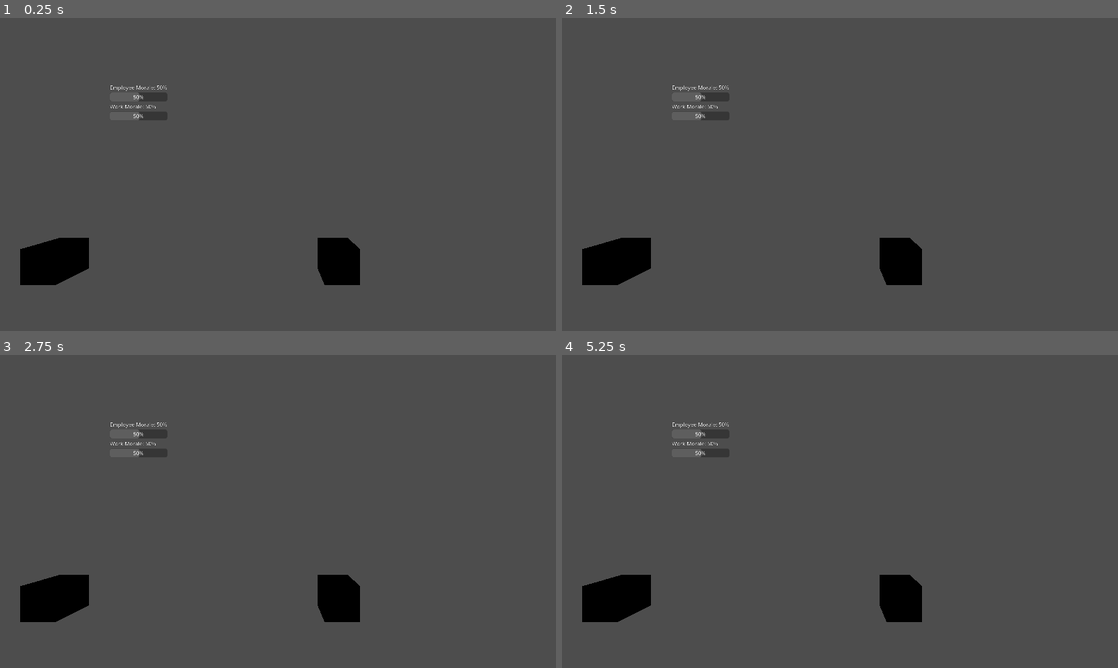
Above: before the commit, frames 1-4 (two rows, left to right).
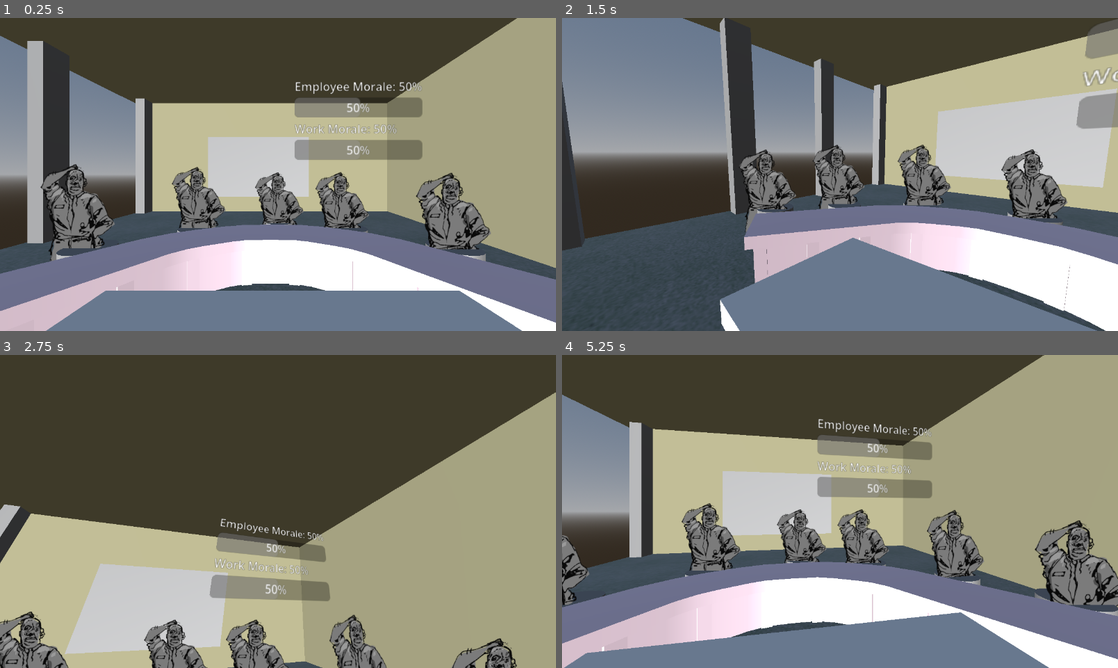
Above: after the commit, the same moments.

Repository: DebugCookie/FIB_GameJam
Game: Godot game, scene res://maxTestScene.tscn
Same seed, same stepped clock (60 frames per second), same inputs: the game is played once before the commit and once after it. Before the commit the project starts from res://test_game_loop_scene.tscn.
Inputs (mouse positions are in pixels of both pictures, inside the frame that each line leads up to):
- Up to frame 1 (0.25 s): no input
- Up to frame 2 (1.5 s): tap Enter (ui_accept) at 0.5, 0.77, 1.25 s; move the mouse to (962, 158) at 0.52 s; hold Right (ui_right) 0.53-1.28 s; click (962, 158) at 0.67 s; move the mouse to (728, 190) at 1.27 s; hold Down (ui_down) from 1.28 s (still down)
- Up to frame 3 (2.75 s): tap Enter (ui_accept) at 1.52, 2 s; move the mouse to (333, 442) at 2.02 s; release Down (ui_down) at 2.03 s; hold Right (ui_right) from 2.03 s (still down)
- Up to frame 4 (5.25 s): tap Enter (ui_accept) at 2.75, 3.02, 3.5, 3.77, 4.25, 4.52 s; move the mouse to (812, 574) at 2.77 s; release Right (ui_right) at 2.78 s; hold Up (ui_up) 2.78-3.53 s; click (812, 574) at 2.92 s; move the mouse to (1006, 558) at 3.52 s; hold Left (ui_left) 3.53-5.03 s; move the mouse to (673, 464) at 4.27 s; move the mouse to (867, 511) at 5.02 s; hold Down (ui_down) from 5.03 s (still down); click (867, 511) at 5.17 s

The runs differ from the first frame. In frame 1, 94% of the frame differs, in the area x 0-100%, y 0-100%; in frame 2, 87%; in frame 3, 98%; in frame 4, 94%.

Commit message:
Air bubbles test

Diff:
--- a/character_3d.tscn
+++ b/character_3d.tscn
@@ -3,13 +3,7 @@
 [ext_resource type="Script" uid="uid://2jytpbpy30x2" path="res://scripts/character.gd" id="1_loobb"]
 [ext_resource type="PackedScene" uid="uid://bytxipnxorm4y" path="res://bubble.tscn" id="2_lnme8"]
 
-[sub_resource type="BoxMesh" id="BoxMesh_1vivr"]
-
 [node name="Character3D" type="Node3D" unique_id=923122773]
 script = ExtResource("1_loobb")
 
 [node name="Bubble3D" parent="." unique_id=706933889 instance=ExtResource("2_lnme8")]
-transform = Transform3D(1, 0, 0, 0, 1, 0, 0, 0, 1, 4.777054, 3.0837429, 0)
-
-[node name="MeshInstance3D" type="MeshInstance3D" parent="." unique_id=811227690]
-mesh = SubResource("BoxMesh_1vivr")
--- a/global_morale_3d.tscn
+++ b/global_morale_3d.tscn
@@ -30,5 +30,4 @@
 layout_mode = 2
 
 [node name="Sprite3D" type="Sprite3D" parent="." unique_id=1238865906]
-billboard = 1
 texture = SubResource("ViewportTexture_1vivr")
--- a/maxTestScene.tscn
+++ b/maxTestScene.tscn
@@ -1,6 +1,9 @@
 [gd_scene format=3 uid="uid://p601cch5st5d"]
 
+[ext_resource type="Script" uid="uid://8mm4xsiddp6e" path="res://scripts/DialogueGameLoop.gd" id="1_dx25p"]
 [ext_resource type="Script" uid="uid://mtv8dcbqu78x" path="res://camera_3d.gd" id="1_sm6nt"]
+[ext_resource type="PackedScene" uid="uid://dt7ibabu7str8" path="res://global_morale_3d.tscn" id="2_3pouy"]
+[ext_resource type="PackedScene" uid="uid://dlnm4crlnxca7" path="res://character_3d.tscn" id="3_be4fj"]
 [ext_resource type="Material" uid="uid://brmrk5kgdgk5b" path="res://Materials/M_Wall.tres" id="3_nhr8d"]
 [ext_resource type="Texture2D" uid="uid://bjucx6bb3xm2j" path="res://Art Assets/2d/characters/Richard.png" id="4_6hq1p"]
 [ext_resource type="Shader" uid="uid://r0uka4i5e0rn" path="res://Art Assets/PixelShader.gdshader" id="5_2ma1t"]
@@ -37,6 +40,20 @@
 size = Vector2(2, 2)
 
 [node name="Node3D" type="Node3D" unique_id=1272375817]
+script = ExtResource("1_dx25p")
+
+[node name="GlobalMorale3D" parent="." unique_id=615809671 instance=ExtResource("2_3pouy")]
+transform = Transform3D(0.15, 0, 0, 0, 0.14999999, 0, 0, 0, 0.14999999, 0.4158104, -0.14143467, -0.41807657)
+
+[node name="Characters" type="Node3D" parent="." unique_id=99532683]
+
+[node name="Karen" parent="Characters" unique_id=923122773 instance=ExtResource("3_be4fj")]
+transform = Transform3D(0.022733172, 0, 0.019575566, 0, 0.03, 0, -0.019575566, 0, 0.022733172, -0.26798317, 0.12929419, -0.2385953)
+character_name = "Karen"
+
+[node name="BossBaby" parent="Characters" unique_id=1486932446 instance=ExtResource("3_be4fj")]
+transform = Transform3D(0.03, 0, 0, 0, 0.03, 0, 0, 0, 0.03, -0.009102821, 0.14876491, -0.33910713)
+character_name = "BossBaby"
 
 [node name="SubViewportContainer" type="SubViewportContainer" parent="." unique_id=1310699426]
 texture_filter = 1
@@ -60,7 +77,7 @@
 texture = ExtResource("4_6hq1p")
 
 [node name="Camera3D" type="Camera3D" parent="SubViewportContainer/SubViewport" unique_id=137851750]
-transform = Transform3D(1, 0, 0, 0, 1, 0, 0, 0, 1, -0.0022247136, 2.9802322e-08, 0.00037831068)
+transform = Transform3D(1, 0, 0, 0, 1, 0, 0, 0, 1, -0.0022247136, 0.044210754, 0.00037831068)
 script = ExtResource("1_sm6nt")
 
 [node name="Camera3D2" type="Camera3D" parent="SubViewportContainer/SubViewport" unique_id=563986135]
@@ -191,6 +208,7 @@
 texture = ExtResource("4_6hq1p")
 
 [node name="PixelShader" type="MeshInstance3D" parent="SubViewportContainer/SubViewport" unique_id=1699253788]
+transform = Transform3D(1, 0, 0, 0, 1, 0, 0, 0, 1, 0, 0.036463067, 0)
 visible = false
 material_override = SubResource("ShaderMaterial_dvp7v")
 extra_cull_margin = 16384.0
--- a/project.godot
+++ b/project.godot
@@ -11,7 +11,7 @@
 [application]
 
 config/name="FIB_GameJam"
-run/main_scene="uid://dmbqkj8pgcw6t"
+run/main_scene="uid://p601cch5st5d"
 config/features=PackedStringArray("4.7", "Forward Plus")
 config/icon="res://icon.svg"
 
